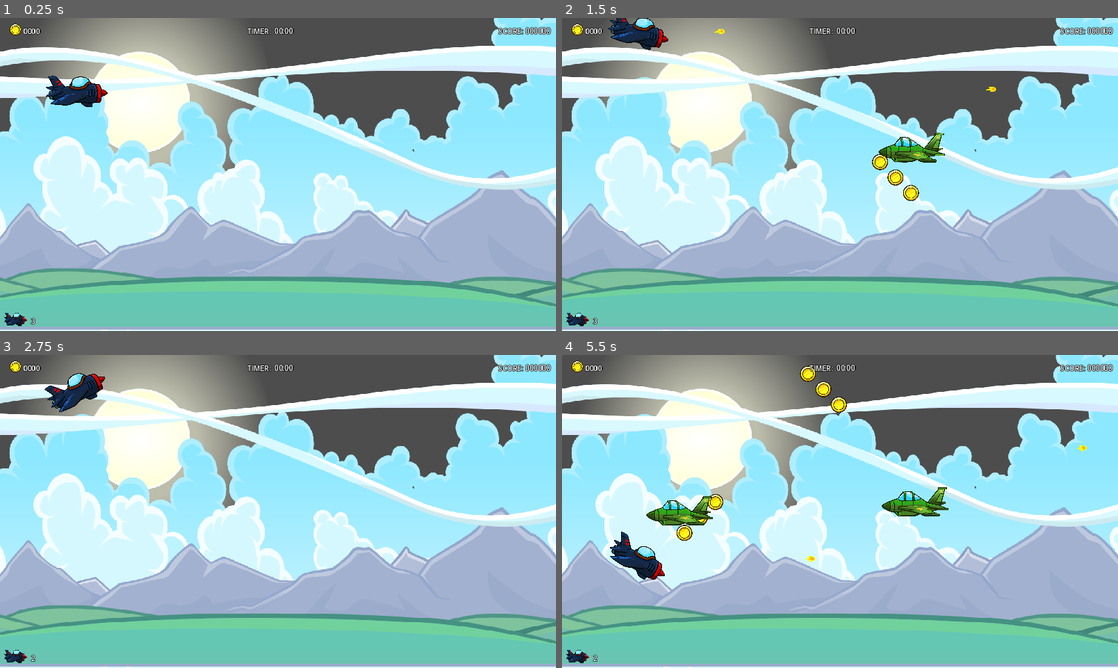
Above: before the commit, frames 1-4 (two rows, left to right).
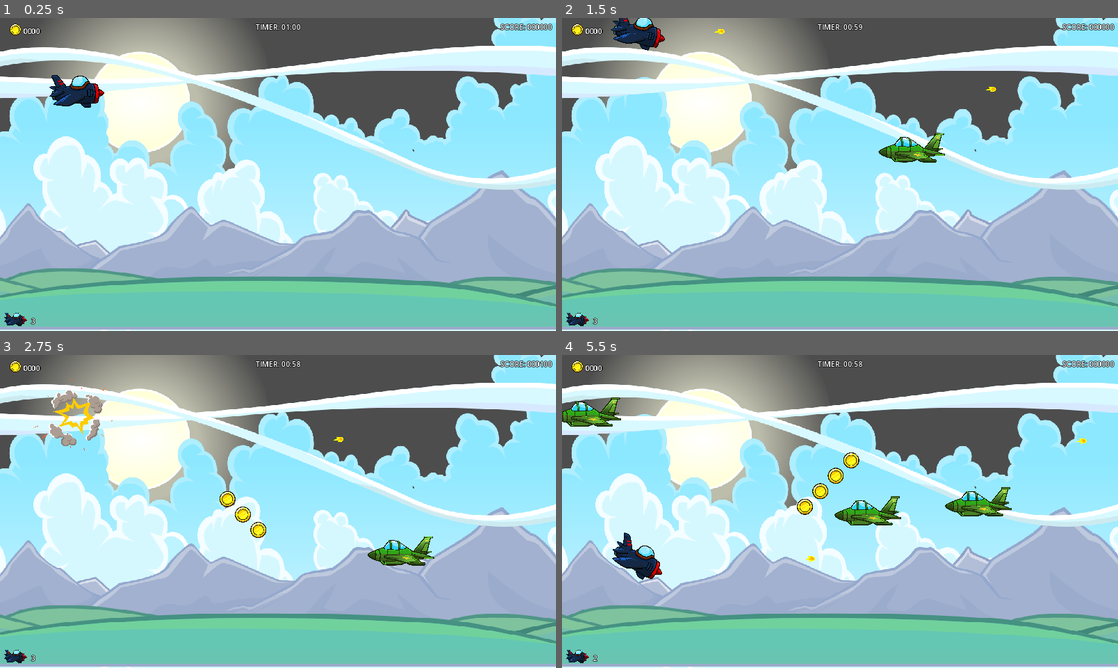
Above: after the commit, the same moments.

Repository: bjjAlan/FLAPPYPLANE
Game: Godot game, scene res://word/Word.tscn
Two runs of this game, one before a commit and one after it. Both use one fixed random seed, a clock stepped at 60 frames per second and the inputs below. A sky picture missing from this copy of the repository is replaced by a grey-blue gradient.
Inputs:
- Up to frame 1 (0.25 s): no input
- Up to frame 2 (1.5 s): tap Enter at 0.5 s; hold Up (ui_up) 0.53-1.28 s; tap Space (shoot) at 0.6, 1.35 s; hold Down (ui_down) from 1.28 s (still down)
- Up to frame 3 (2.75 s): release Down (ui_down) at 2.03 s; hold Up (ui_up) from 2.03 s (still down); tap Space (shoot) at 2.1 s
- Up to frame 4 (5.5 s): tap Space (shoot) every 0.75 s from 2.85 to 5.1 s; release Up (ui_up) at 3.53 s; hold Down (ui_down) from 3.53 s (still down)

The runs differ from the first frame. In frame 1, 0.9% of the frame differs, in the area x 8-100%, y 1-29%; in frame 2, 1.2%; in frame 3, 2.8%; in frame 4, 5.1%, in the area x 0-100%, y 1-72%.

Commit message:
atualizações

Diff:
--- a/Enemy/enemy.gd
+++ b/Enemy/enemy.gd
@@ -10,3 +10,22 @@
 
 	if position.x < -32:
 		queue_free()
+
+
+
+
+
+
+
+
+
+
+func _on_area_2d_body_entered(body: Node2D) -> void:
+
+	if body.is_in_group("Enemy"):
+		$AnimatedSprite2D.play("Death")
+
+
+
+
+	pass
--- a/Level/nivel.tscn
+++ b/Level/nivel.tscn
@@ -6,6 +6,7 @@
 script = ExtResource("1_3tnel")
 
 [node name="CoinSpawnTimer" type="Timer" parent="."]
+wait_time = 1.5
 autostart = true
 
 [connection signal="timeout" from="CoinSpawnTimer" to="." method="_on_coin_spawn_timer_timeout"]
--- a/Player/Player.tscn
+++ b/Player/Player.tscn
@@ -1,8 +1,17 @@
-[gd_scene load_steps=8 format=3 uid="uid://belnx1xk6wgcw"]
+[gd_scene load_steps=17 format=3 uid="uid://belnx1xk6wgcw"]
 
 [ext_resource type="Script" path="res://Player/player.gd" id="1_j58yf"]
 [ext_resource type="Texture2D" uid="uid://43pj60xjfwlo" path="res://sprites/planes/plane_1/plane_1_blue.png" id="2_1wejk"]
 [ext_resource type="PackedScene" uid="uid://c2tgym620paht" path="res://bullet/bullet.tscn" id="2_4esfk"]
+[ext_resource type="Texture2D" uid="uid://r5w3dq81cwr7" path="res://sprites/explosion_effect/keyframes/explosion_01.png" id="3_10pws"]
+[ext_resource type="Texture2D" uid="uid://c2xgambw0u5t3" path="res://sprites/explosion_effect/keyframes/explosion_02.png" id="4_4o0yk"]
+[ext_resource type="Texture2D" uid="uid://durp4pgrnas7w" path="res://sprites/explosion_effect/keyframes/explosion_03.png" id="5_2ogxw"]
+[ext_resource type="Texture2D" uid="uid://cygowpd4fuq2" path="res://sprites/explosion_effect/keyframes/explosion_04.png" id="6_nsjpw"]
+[ext_resource type="Texture2D" uid="uid://djq47c76jwssv" path="res://sprites/explosion_effect/keyframes/explosion_05.png" id="7_877uv"]
+[ext_resource type="Texture2D" uid="uid://b8pngumntkm63" path="res://sprites/explosion_effect/keyframes/explosion_06.png" id="8_j6uxm"]
+[ext_resource type="Texture2D" uid="uid://bk8qer22pvxif" path="res://sprites/explosion_effect/keyframes/explosion_07.png" id="9_t8mqa"]
+[ext_resource type="Texture2D" uid="uid://c8f48t58lkqu4" path="res://sprites/explosion_effect/keyframes/explosion_08.png" id="10_aksuj"]
+[ext_resource type="Texture2D" uid="uid://j60g4qsvu3h7" path="res://sprites/explosion_effect/keyframes/explosion_09.png" id="11_cyt40"]
 
 [sub_resource type="AtlasTexture" id="AtlasTexture_havkv"]
 atlas = ExtResource("2_1wejk")
@@ -12,10 +21,42 @@
 animations = [{
 "frames": [{
 "duration": 1.0,
+"texture": ExtResource("3_10pws")
+}, {
+"duration": 1.0,
+"texture": ExtResource("4_4o0yk")
+}, {
+"duration": 1.0,
+"texture": ExtResource("5_2ogxw")
+}, {
+"duration": 1.0,
+"texture": ExtResource("6_nsjpw")
+}, {
+"duration": 1.0,
+"texture": ExtResource("7_877uv")
+}, {
+"duration": 1.0,
+"texture": ExtResource("8_j6uxm")
+}, {
+"duration": 1.0,
+"texture": ExtResource("9_t8mqa")
+}, {
+"duration": 1.0,
+"texture": ExtResource("10_aksuj")
+}, {
+"duration": 1.0,
+"texture": ExtResource("11_cyt40")
+}],
+"loop": false,
+"name": &"Death",
+"speed": 12.0
+}, {
+"frames": [{
+"duration": 1.0,
 "texture": SubResource("AtlasTexture_havkv")
 }],
 "loop": true,
-"name": &"default",
+"name": &"Idle",
 "speed": 5.0
 }]
 
@@ -33,15 +74,18 @@
 bullet_scene = ExtResource("2_4esfk")
 
 [node name="AnimatedSprite2D" type="AnimatedSprite2D" parent="."]
-scale = Vector2(0.156671, 0.132505)
+scale = Vector2(0.14, 0.14)
 sprite_frames = SubResource("SpriteFrames_5d0ty")
-autoplay = "default"
+animation = &"Death"
+autoplay = "Idle"
 
 [node name="CollisionShape2D" type="CollisionShape2D" parent="."]
+visible = false
 rotation = 1.57799
 shape = SubResource("CapsuleShape2D_jsnf6")
 
 [node name="Area2D" type="Area2D" parent="."]
+visible = false
 
 [node name="CollisionShape2D" type="CollisionShape2D" parent="Area2D"]
 rotation = 1.5708
--- a/Player/player.gd
+++ b/Player/player.gd
@@ -10,7 +10,7 @@
 
 func _physics_process(_delta):
 	global_position.x = 159
-	animated_sprite.play("default")
+	animated_sprite.play("")
 
 	if global_position.y >= 28:
 		if Input.is_action_pressed("ui_up"):
@@ -42,13 +42,14 @@
 func _on_area_2d_body_entered(body: Node2D) -> void:
 
 	if body.is_in_group("Enemy"):
-
-		await get_tree().create_timer(0.1).timeout
+		$AnimatedSprite2D.play("Death")
+		$AnimatedSprite2D.scale = Vector2 (0.30, 0.30)
+		await get_tree().create_timer(0.7).timeout
 		get_tree().reload_current_scene()
 
-	if body.name == "Player":
+
 		Globals.life -= 1
 		Globals.score = 0
 		Globals.coins = 0
-		#await get_tree().create_timer(0.3).timeout
+
 	pass
--- a/bullet/bullet.tscn
+++ b/bullet/bullet.tscn
@@ -27,6 +27,7 @@
 frame_progress = 0.990026
 
 [node name="CollisionShape2D" type="CollisionShape2D" parent="."]
+visible = false
 position = Vector2(1.49012e-08, 0)
 rotation = -1.58626
 scale = Vector2(-2.56757, 6.27479)
--- a/coin/Coin.tscn
+++ b/coin/Coin.tscn
@@ -26,6 +26,7 @@
 sprite_frames = SubResource("SpriteFrames_hexrd")
 
 [node name="CollisionShape2D" type="CollisionShape2D" parent="."]
+visible = false
 shape = SubResource("CircleShape2D_sx6qn")
 
 [connection signal="body_entered" from="." to="." method="_on_body_entered"]
--- /dev/null
+++ b/hud/control.gd
@@ -0,0 +1,51 @@
+extends Control
+
+
+@onready var coins_counter: Label = $Coins/coins_counter
+
+@onready var timer_counter: Label = $container/Timer/timer_counter
+
+@onready var life_counter: Label = $Life/life_counter
+
+@onready var score_counter: Label = $container/Score/score_counter
+
+@onready var clock_timer: Timer = $ClockTimer as Timer
+
+var minutes = 0
+var seconds = 0
+
+@export_range(0,5) var default_minutes := 1
+@export_range(0,59) var default_seconds := 0
+
+func _ready():
+	coins_counter.text = str("%04d" % Globals.coins)
+	score_counter.text = str("%06d" % Globals.score)
+	life_counter.text =  str("%01d"  % Globals.life)
+	timer_counter.text = str("%02d" % default_minutes) + ":" + ("%02d" % default_seconds)
+	reset_clock_timer()
+
+
+func _process(_delta):
+	coins_counter.text = str("%04d" % Globals.coins)
+	score_counter.text = str("%06d" % Globals.score)
+	life_counter.text = str("%01d"  % Globals.life)
+
+	if minutes == 0 and seconds == 0:
+
+		Globals.life -= 1
+		Globals.score = 0
+		Globals.coins = 0
+		get_tree().reload_current_scene()
+
+func _on_clock_timer_timeout():
+	if seconds == 0:
+		if minutes > 0:
+			minutes -= 1
+			seconds = 60
+	seconds -= 1
+
+	timer_counter.text = str("%02d" % minutes) + ":" + ("%02d" % seconds)
+
+func reset_clock_timer():
+	minutes = default_minutes
+	seconds = default_seconds
--- a/hud/hud.tscn
+++ b/hud/hud.tscn
@@ -1,19 +1,29 @@
-[gd_scene load_steps=3 format=3 uid="uid://s3dgpbkvcqd5"]
+[gd_scene load_steps=4 format=3 uid="uid://s3dgpbkvcqd5"]
 
 [ext_resource type="Texture2D" uid="uid://ljsgcswblabo" path="res://sprites/flying_coins/animatable_parts/gold_coin.png" id="1_ok54r"]
 [ext_resource type="Texture2D" uid="uid://43pj60xjfwlo" path="res://sprites/planes/plane_1/plane_1_blue.png" id="2_kpr7j"]
+[ext_resource type="Script" path="res://Hud/control.gd" id="3_woe3p"]
 
 [node name="HUD" type="CanvasLayer"]
 
-[node name="Coins" type="Node2D" parent="."]
+[node name="control" type="Control" parent="."]
+layout_mode = 3
+anchors_preset = 15
+anchor_right = 1.0
+anchor_bottom = 1.0
+grow_horizontal = 2
+grow_vertical = 2
+script = ExtResource("3_woe3p")
+
+[node name="Coins" type="Node2D" parent="control"]
 metadata/_edit_group_ = true
 
-[node name="Sprite2D" type="Sprite2D" parent="Coins"]
+[node name="Sprite2D" type="Sprite2D" parent="control/Coins"]
 position = Vector2(32, 24)
 scale = Vector2(0.0578313, 0.0578313)
 texture = ExtResource("1_ok54r")
 
-[node name="coins_counter" type="Label" parent="Coins"]
+[node name="coins_counter" type="Label" parent="control/Coins"]
 offset_left = 48.0
 offset_top = 16.0
 offset_right = 88.0
@@ -24,16 +34,16 @@
 text = "0000"
 vertical_alignment = 1
 
-[node name="Life" type="Node2D" parent="."]
+[node name="Life" type="Node2D" parent="control"]
 position = Vector2(0, 600)
 metadata/_edit_group_ = true
 
-[node name="Sprite2D" type="Sprite2D" parent="Life"]
+[node name="Sprite2D" type="Sprite2D" parent="control/Life"]
 position = Vector2(32, 24)
 scale = Vector2(0.0578313, 0.0578313)
 texture = ExtResource("2_kpr7j")
 
-[node name="life_counter" type="Label" parent="Life"]
+[node name="life_counter" type="Label" parent="control/Life"]
 offset_left = 64.0
 offset_top = 16.0
 offset_right = 104.0
@@ -44,26 +54,37 @@
 text = "X 3"
 vertical_alignment = 1
 
-[node name="Score" type="Node2D" parent="."]
-position = Vector2(1152, 8)
+[node name="ClockTimer" type="Timer" parent="control"]
+autostart = true
+
+[node name="container" type="MarginContainer" parent="control"]
+layout_mode = 1
+anchors_preset = 15
+anchor_right = 1.0
+anchor_bottom = 1.0
+grow_horizontal = 2
+grow_vertical = 2
+theme_override_constants/margin_left = 8
+theme_override_constants/margin_top = 8
+theme_override_constants/margin_right = 8
+theme_override_constants/margin_bottom = 8
+
+[node name="Score" type="HBoxContainer" parent="control/container"]
+layout_mode = 2
+size_flags_horizontal = 8
+size_flags_vertical = 0
 metadata/_edit_group_ = true
 
-[node name="ScoreText" type="Label" parent="Score"]
-offset_left = -120.0
-offset_top = 8.0
-offset_right = -68.0
-offset_bottom = 31.0
+[node name="ScoreText" type="Label" parent="control/container/Score"]
+layout_mode = 2
 theme_override_colors/font_outline_color = Color(0, 0, 0, 1)
 theme_override_constants/outline_size = 4
 theme_override_font_sizes/font_size = 15
 text = "SCORE:"
 vertical_alignment = 1
 
-[node name="score_counter" type="Label" parent="Score"]
-offset_left = -64.0
-offset_top = 8.0
-offset_right = -12.0
-offset_bottom = 30.0
+[node name="score_counter" type="Label" parent="control/container/Score"]
+layout_mode = 2
 size_flags_horizontal = 8
 theme_override_colors/font_outline_color = Color(0, 0, 0, 1)
 theme_override_constants/outline_size = 4
@@ -71,29 +92,27 @@
 text = "000000"
 vertical_alignment = 1
 
-[node name="Timer" type="Node2D" parent="."]
-position = Vector2(632, 8)
+[node name="Timer" type="HBoxContainer" parent="control/container"]
+layout_mode = 2
+size_flags_horizontal = 4
+size_flags_vertical = 0
 metadata/_edit_group_ = true
 
-[node name="TimerText" type="Label" parent="Timer"]
-offset_left = -120.0
-offset_top = 8.0
-offset_right = -68.0
-offset_bottom = 31.0
+[node name="TimerText" type="Label" parent="control/container/Timer"]
+layout_mode = 2
 theme_override_colors/font_outline_color = Color(0, 0, 0, 1)
 theme_override_constants/outline_size = 4
 theme_override_font_sizes/font_size = 15
 text = "TIMER:"
 vertical_alignment = 1
 
-[node name="Timer_counter" type="Label" parent="Timer"]
-offset_left = -64.0
-offset_top = 8.0
-offset_right = -12.0
-offset_bottom = 30.0
+[node name="timer_counter" type="Label" parent="control/container/Timer"]
+layout_mode = 2
 size_flags_horizontal = 8
 theme_override_colors/font_outline_color = Color(0, 0, 0, 1)
 theme_override_constants/outline_size = 4
 theme_override_font_sizes/font_size = 15
 text = "00:00"
 vertical_alignment = 1
+
+[connection signal="timeout" from="control/ClockTimer" to="control" method="_on_clock_timer_timeout"]
--- a/scripts/hud.gd
+++ /dev/null
@@ -1,24 +0,0 @@
-extends Node
-
-
-@onready var coins_counter: Label = $Coins/coins_counter
-@onready var life_counter: Label = $Life/life_counter
-@onready var score_counter: Label = $Score/score_counter
-
-
-
-
-func _ready():
-	coins_counter.text = str("%04d" % Globals.coins)
-	score_counter.text = str("%06d" % Globals.score)
-	life_counter.text = str("%01d"  % Globals.life)
-
-
-
-
-func _process(_delta):
-	coins_counter.text = str("%04d" % Globals.coins)
-	score_counter.text = str("%06d" % Globals.score)
-	life_counter.text = str("%01d"  % Globals.life)
-
-	pass
--- a/singletons/Globals.gd
+++ b/singletons/Globals.gd
@@ -2,7 +2,7 @@
 
 var score := 0
 var coins := 0
-var life := 4
+var life := 3
 
 
 func _ready():
@@ -11,7 +11,7 @@
 
 
 
-func _process(delta):
+func _process(_delta):
 
 	Death()
 
--- a/sprites/explosion_effect/Enemy.tscn
+++ b/sprites/explosion_effect/Enemy.tscn
@@ -1,7 +1,44 @@
-[gd_scene load_steps=6 format=3 uid="uid://jfoia1tn0f15"]
+[gd_scene load_steps=17 format=3 uid="uid://dcj1fgw7a1wg1"]
 
 [ext_resource type="Script" path="res://Enemy/enemy.gd" id="1_i2li1"]
 [ext_resource type="Texture2D" uid="uid://dc0yrqi32mc2p" path="res://sprites/planes/plane_3/plane_3_green.png" id="2_7hwxw"]
+[ext_resource type="Texture2D" uid="uid://cn5wlpakb6v3v" path="res://sprites/explosion_effect/spritesheet/spritesheet.png" id="2_vin6b"]
+
+[sub_resource type="AtlasTexture" id="AtlasTexture_lt5t1"]
+atlas = ExtResource("2_vin6b")
+region = Rect2(0, 0, 595, 512)
+
+[sub_resource type="AtlasTexture" id="AtlasTexture_pyh2n"]
+atlas = ExtResource("2_vin6b")
+region = Rect2(595, 0, 595, 512)
+
+[sub_resource type="AtlasTexture" id="AtlasTexture_unket"]
+atlas = ExtResource("2_vin6b")
+region = Rect2(1190, 0, 595, 512)
+
+[sub_resource type="AtlasTexture" id="AtlasTexture_ovvjv"]
+atlas = ExtResource("2_vin6b")
+region = Rect2(0, 512, 595, 512)
+
+[sub_resource type="AtlasTexture" id="AtlasTexture_38ftj"]
+atlas = ExtResource("2_vin6b")
+region = Rect2(595, 512, 595, 512)
+
+[sub_resource type="AtlasTexture" id="AtlasTexture_cpkal"]
+atlas = ExtResource("2_vin6b")
+region = Rect2(1190, 512, 595, 512)
+
+[sub_resource type="AtlasTexture" id="AtlasTexture_vexsn"]
+atlas = ExtResource("2_vin6b")
+region = Rect2(0, 1024, 595, 512)
+
+[sub_resource type="AtlasTexture" id="AtlasTexture_2l4s1"]
+atlas = ExtResource("2_vin6b")
+region = Rect2(595, 1024, 595, 512)
+
+[sub_resource type="AtlasTexture" id="AtlasTexture_q7p7w"]
+atlas = ExtResource("2_vin6b")
+region = Rect2(1190, 1024, 595, 512)
 
 [sub_resource type="AtlasTexture" id="AtlasTexture_w2vst"]
 atlas = ExtResource("2_7hwxw")
@@ -9,6 +46,38 @@
 
 [sub_resource type="SpriteFrames" id="SpriteFrames_dqmd1"]
 animations = [{
+"frames": [{
+"duration": 1.0,
+"texture": SubResource("AtlasTexture_lt5t1")
+}, {
+"duration": 1.0,
+"texture": SubResource("AtlasTexture_pyh2n")
+}, {
+"duration": 1.0,
+"texture": SubResource("AtlasTexture_unket")
+}, {
+"duration": 1.0,
+"texture": SubResource("AtlasTexture_ovvjv")
+}, {
+"duration": 1.0,
+"texture": SubResource("AtlasTexture_38ftj")
+}, {
+"duration": 1.0,
+"texture": SubResource("AtlasTexture_cpkal")
+}, {
+"duration": 1.0,
+"texture": SubResource("AtlasTexture_vexsn")
+}, {
+"duration": 1.0,
+"texture": SubResource("AtlasTexture_2l4s1")
+}, {
+"duration": 1.0,
+"texture": SubResource("AtlasTexture_q7p7w")
+}],
+"loop": false,
+"name": &"Death",
+"speed": 5.0
+}, {
 "frames": [{
 "duration": 1.0,
 "texture": SubResource("AtlasTexture_w2vst")
@@ -22,6 +91,10 @@
 radius = 23.9995
 height = 120.048
 
+[sub_resource type="CapsuleShape2D" id="CapsuleShape2D_jpke5"]
+radius = 32.0
+height = 128.0
+
 [node name="Enemy" type="RigidBody2D" groups=["Enemy"]]
 gravity_scale = 0.0
 script = ExtResource("1_i2li1")
@@ -30,10 +103,23 @@
 rotation = 0.00078019
 scale = Vector2(0.149231, 0.133645)
 sprite_frames = SubResource("SpriteFrames_dqmd1")
+animation = &"Death"
 autoplay = "default"
+frame = 8
+frame_progress = 1.0
 flip_h = true
 
 [node name="CollisionShape2D" type="CollisionShape2D" parent="."]
+visible = false
 position = Vector2(-3.8147e-06, 8)
 rotation = 1.57234
 shape = SubResource("CapsuleShape2D_uu871")
+
+[node name="Area2D" type="Area2D" parent="."]
+visible = false
+
+[node name="CollisionShape2D" type="CollisionShape2D" parent="Area2D"]
+rotation = 1.5708
+shape = SubResource("CapsuleShape2D_jpke5")
+
+[connection signal="body_entered" from="Area2D" to="." method="_on_area_2d_body_entered"]
--- a/word/Word.tscn
+++ b/word/Word.tscn
@@ -13,7 +13,6 @@
 [ext_resource type="Texture2D" uid="uid://ndmoj5v3qj14" path="res://sprites/sky_background/parallax_parts/farground_cloud_2.png" id="10_5jxia"]
 [ext_resource type="PackedScene" uid="uid://decx7yqe3ypmj" path="res://Level/nivel.tscn" id="12_rga5m"]
 [ext_resource type="PackedScene" uid="uid://bgb4cbeve0uyv" path="res://coin/Coin.tscn" id="13_jijjy"]
-[ext_resource type="Script" path="res://scripts/hud.gd" id="15_fyvgq"]
 [ext_resource type="PackedScene" uid="uid://s3dgpbkvcqd5" path="res://Hud/hud.tscn" id="23_nbe26"]
 
 [sub_resource type="RectangleShape2D" id="RectangleShape2D_3dv3t"]
@@ -21,6 +20,8 @@
 
 [sub_resource type="RectangleShape2D" id="RectangleShape2D_t7ipw"]
 size = Vector2(1167.5, 31)
+
+[sub_resource type="GDScript" id="GDScript_tr6u5"]
 
 [node name="Word" type="Node2D"]
 position = Vector2(1, 15)
@@ -108,6 +109,6 @@
 coin_scene = ExtResource("13_jijjy")
 
 [node name="HUD" parent="." instance=ExtResource("23_nbe26")]
-script = ExtResource("15_fyvgq")
+script = SubResource("GDScript_tr6u5")
 
 [connection signal="timeout" from="EnemySpawnTimer" to="." method="_on_enemy_spawn_timer_timeout"]
Not shown: 1 places in word/Word.tscn that only renumber resources
